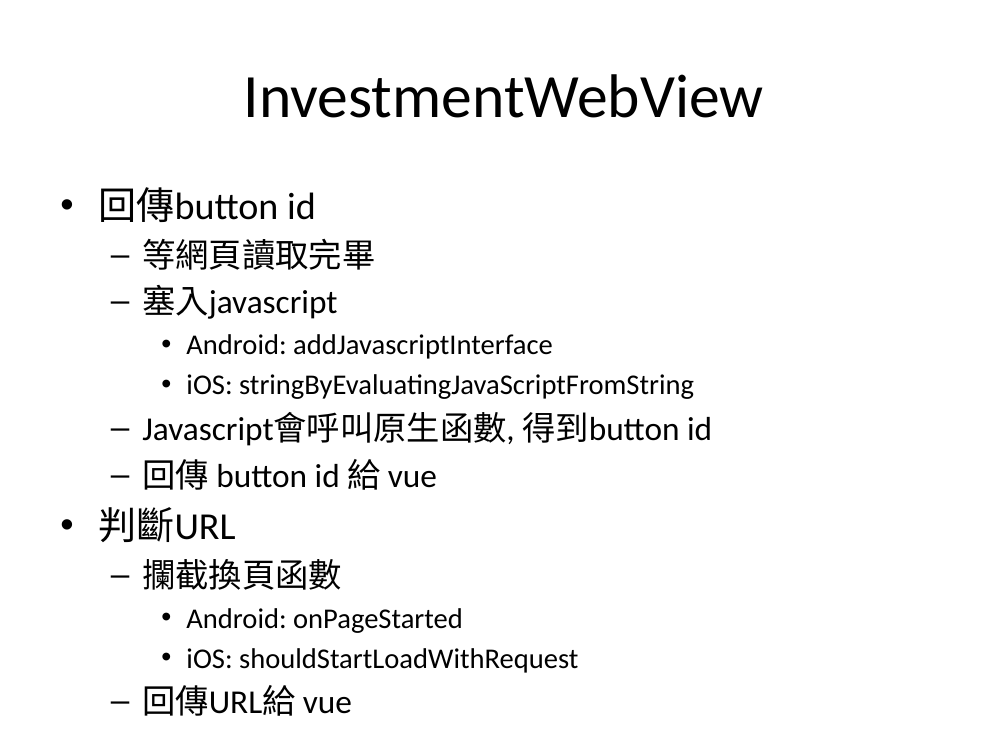
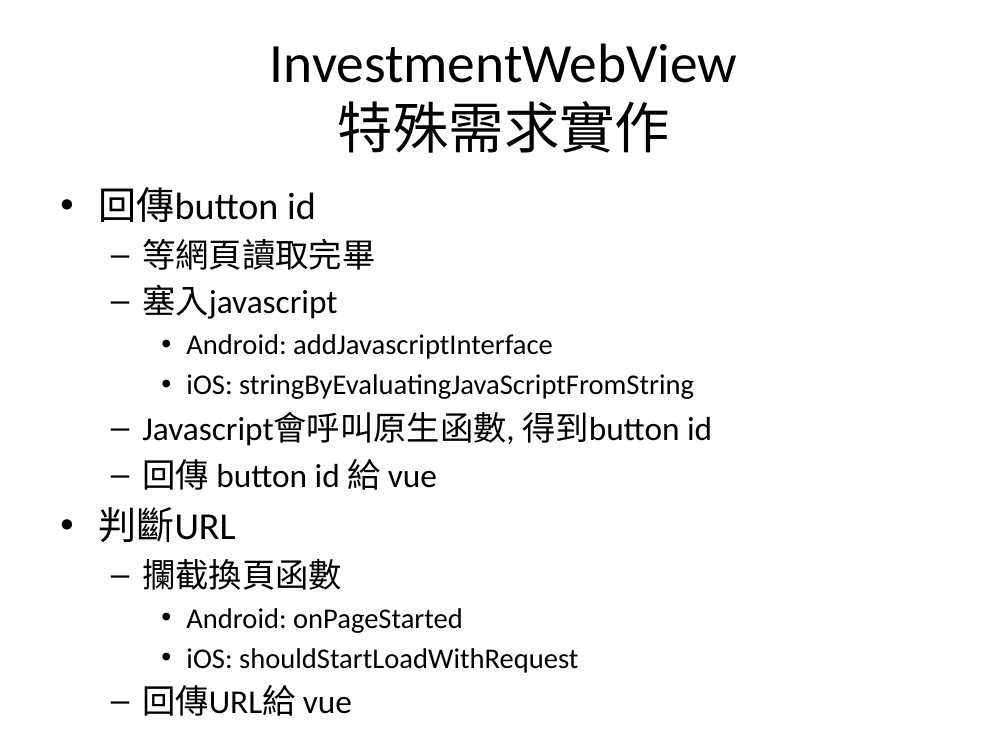
Before and after one commit to kodakjerec/myWebView, a slide deck: slide 13 of sequence/SCMobile負責項目.pptx (slide 5 before the commit). Drawn at 1008x756 pixels with LibreOffice and Linux fonts; fonts in the diff are those of the drawing. Boxes give left, top, right and bottom in pixels: in the first picture for what was removed or moved away, otherwise in the second. Text is boxed around its words. In the diff, an @@ line names an element or a change of style, - is before the commit and + after.

```diff
--- a/sequence/SCMobile負責項目.pptx
+++ b/sequence/SCMobile負責項目.pptx
@@ title at (x1=270, y1=43, x2=738, y2=153): text changed; size 44 to 39.6 pt @@
-InvestmentWebView
+InvestmentWebView
+特殊需求實作
```
Also in this commit, not shown: 4 other slides changed, 16 slides added, 1 slide removed, 11 other files.
